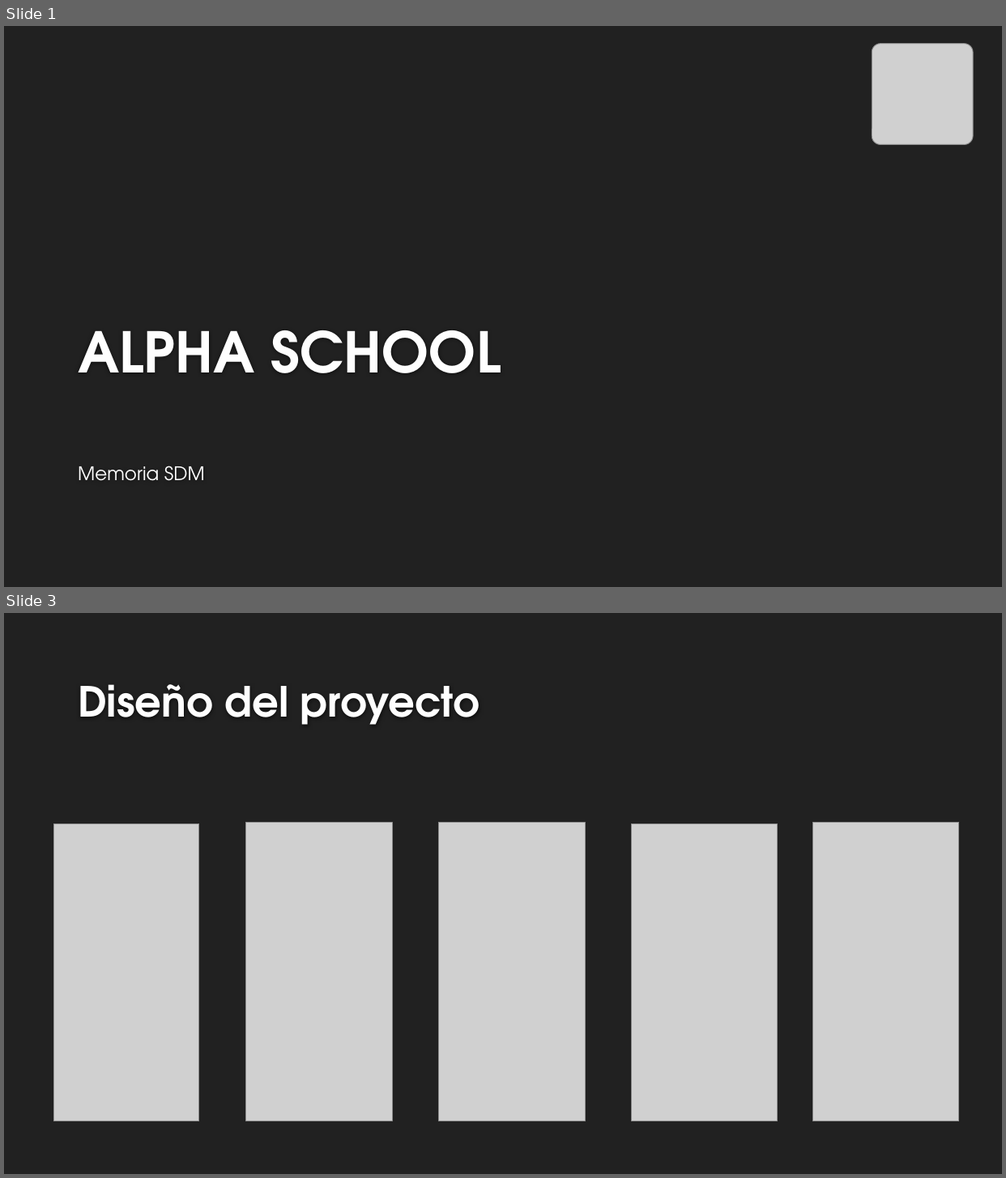
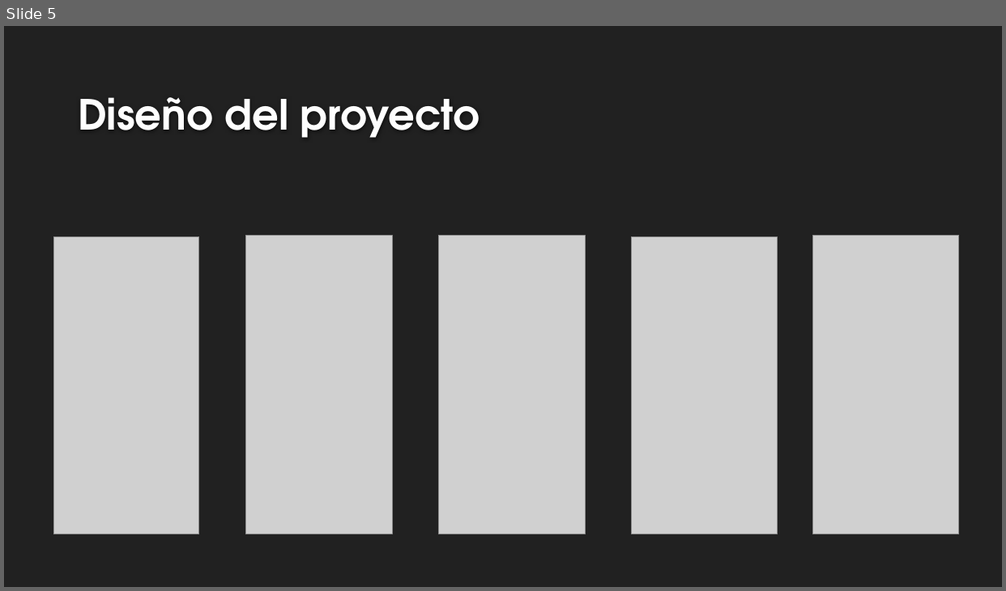
Before and after one commit to ABPMultimediaUA/SchoolApp, a slide deck: Desarrollo/SDM/MemoriaABP 16Ene/PresentaciónSDM.pptx. Shown one above the other, each under a label of ours: slides 1 and 3 before the commit, slide 5 after it; the slides between them are not shown. The pictures are 1006x1178 and 1006x591 pixels, drawn with LibreOffice and Linux fonts; fonts in the diff are those of the drawing; grey boxes stand for pictures; background and template pictures are left out. Boxes give left, top, right and bottom in pixels: in the first picture for what was removed or moved away, otherwise in the second. Text is boxed around its words. In the diff, an @@ line names an element or a change of style, - is before the commit and + after.

```diff
--- a/Desarrollo/SDM/MemoriaABP 16Ene/PresentaciónSDM.pptx
+++ b/Desarrollo/SDM/MemoriaABP 16Ene/PresentaciónSDM.pptx
@@ slide 1 removed at bbox=[4, 26, 1002, 587], background #212121 @@
@@ picture removed at bbox=[872, 43, 973, 144] @@
@@ title removed at bbox=[78, 331, 501, 373] @@
-ALPHA SCHOOL
@@ subtitle removed at bbox=[78, 466, 205, 481] @@
-Memoria SDM
@@ what was slide 3 is now slide 5 @@
```
Also in this commit, not shown: 4 slides changed, 9 slides added, 1 other slide removed, 1 other file.
